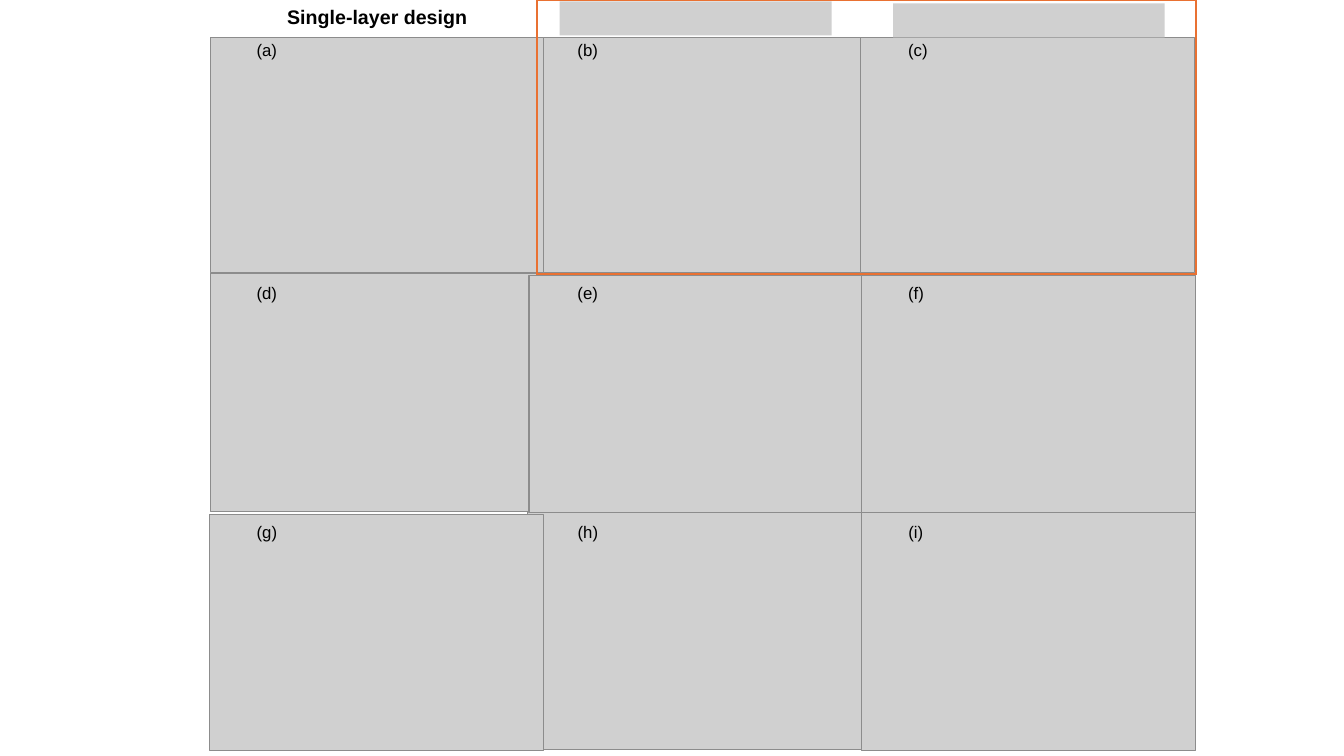
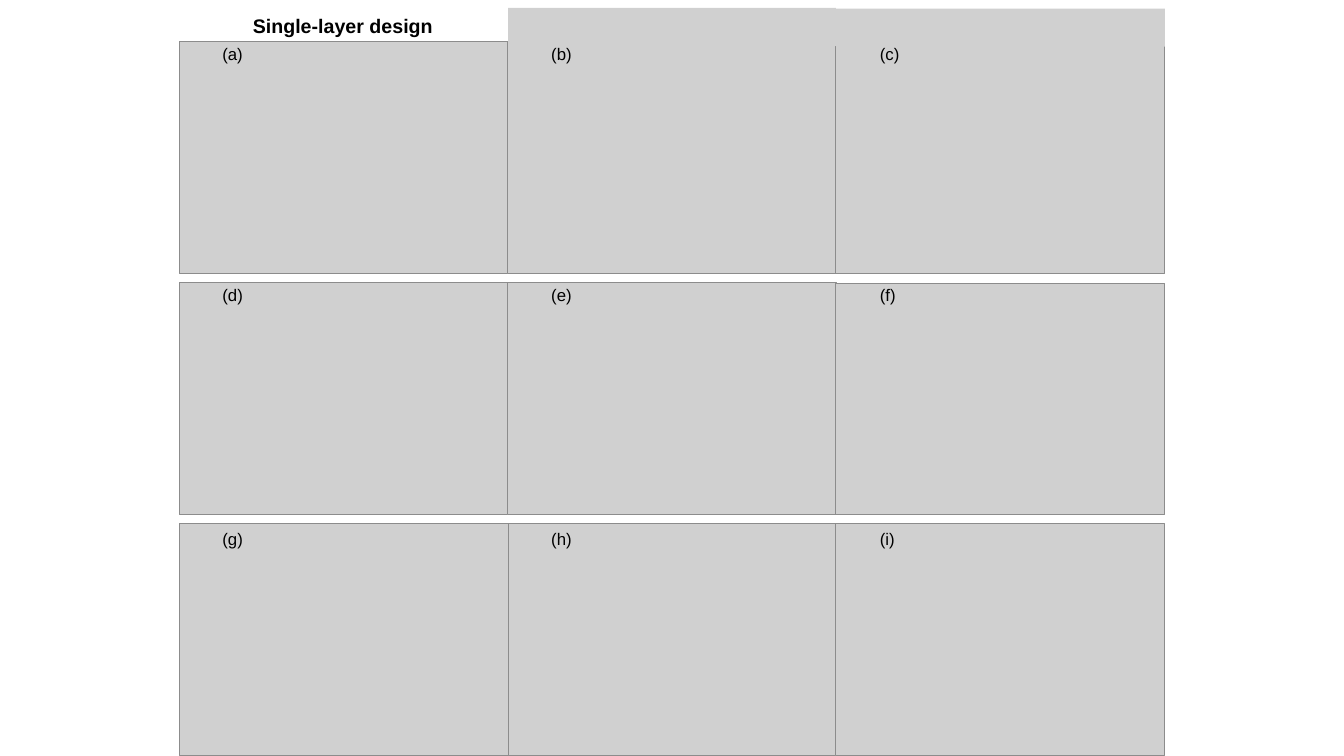
Before and after one commit to Chettanat-Pa/AsymReca_SbSe, a slide deck: slide 8 of figs/figures.pptx (slide 9 before the commit). Drawn at 1344x756 pixels with LibreOffice and Linux fonts; fonts in the diff are those of the drawing; grey boxes stand for pictures. Boxes give left, top, right and bottom in pixels: in the first picture for what was removed or moved away, otherwise in the second. Text is boxed around its words. In the diff, an @@ line names an element or a change of style, - is before the commit and + after.

```diff
--- a/figs/figures.pptx
+++ b/figs/figures.pptx
@@ text "Single-layer design": place and size @@
-text "Single-layer design" at <box>287,9,467,28</box>
+text "Single-layer design" at <box>253,18,432,37</box>
@@ picture: place and size @@
-picture at <box>560,1,832,35</box>
+picture at <box>508,8,836,46</box>
@@ rectangle removed at <box>537,0,1197,274</box> @@
@@ picture: place and size @@
-picture at <box>893,3,1165,37</box>
+picture at <box>836,9,1165,47</box>
@@ picture: place and size @@
-picture at <box>211,37,543,273</box>
+picture at <box>179,41,508,273</box>
@@ text "(a)": place and size @@
-text "(a)" at <box>257,44,277,60</box>
+text "(a)" at <box>222,48,242,64</box>
@@ picture: place and size @@
-picture at <box>529,37,864,273</box>
+picture at <box>507,41,836,273</box>
@@ text "(b)": place and size @@
-text "(b)" at <box>577,44,597,60</box>
+text "(b)" at <box>551,48,571,64</box>
@@ picture: place and size @@
-picture at <box>860,37,1195,273</box>
+picture at <box>836,41,1165,273</box>
@@ text "(c)": place and size @@
-text "(c)" at <box>908,44,928,60</box>
+text "(c)" at <box>880,48,900,64</box>
@@ picture: place and size @@
-picture at <box>211,274,544,511</box>
+picture at <box>179,283,508,515</box>
@@ text "(d)": place and size @@
-text "(d)" at <box>257,287,277,303</box>
+text "(d)" at <box>222,289,243,305</box>
@@ picture: place and size @@
-picture at <box>529,275,863,512</box>
+picture at <box>507,283,836,515</box>
@@ text "(e)": place and size @@
-text "(e)" at <box>577,287,597,303</box>
+text "(e)" at <box>551,289,572,305</box>
@@ picture: place and size @@
-picture at <box>862,275,1196,512</box>
+picture at <box>836,283,1165,515</box>
@@ text "(f)": place and size @@
-text "(f)" at <box>908,287,924,303</box>
+text "(f)" at <box>880,289,896,305</box>
@@ picture: place and size @@
-picture at <box>210,514,543,751</box>
+picture at <box>179,524,508,756</box>
@@ text "(g)": place and size @@
-text "(g)" at <box>257,526,277,542</box>
+text "(g)" at <box>222,533,243,549</box>
@@ picture: place and size @@
-picture at <box>528,499,862,750</box>
+picture at <box>507,524,836,756</box>
@@ text "(h)": place and size @@
-text "(h)" at <box>578,526,598,542</box>
+text "(h)" at <box>551,533,572,549</box>
@@ picture: place and size @@
-picture at <box>862,500,1196,751</box>
+picture at <box>836,524,1165,756</box>
@@ text "(i)": place and size @@
-text "(i)" at <box>908,526,923,542</box>
+text "(i)" at <box>880,533,895,549</box>
```
Also in this commit, not shown: 3 slides removed, 5 other files.
